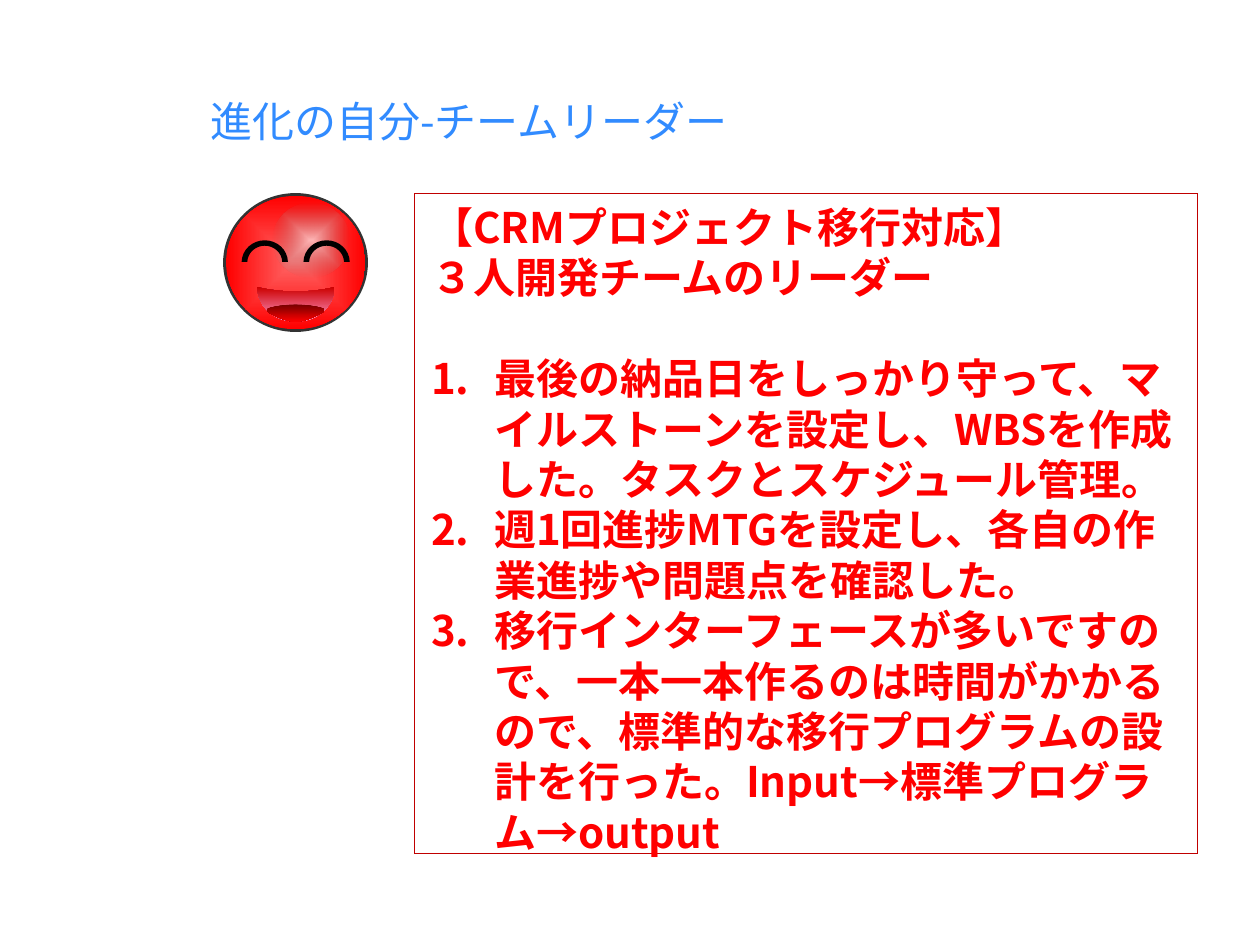
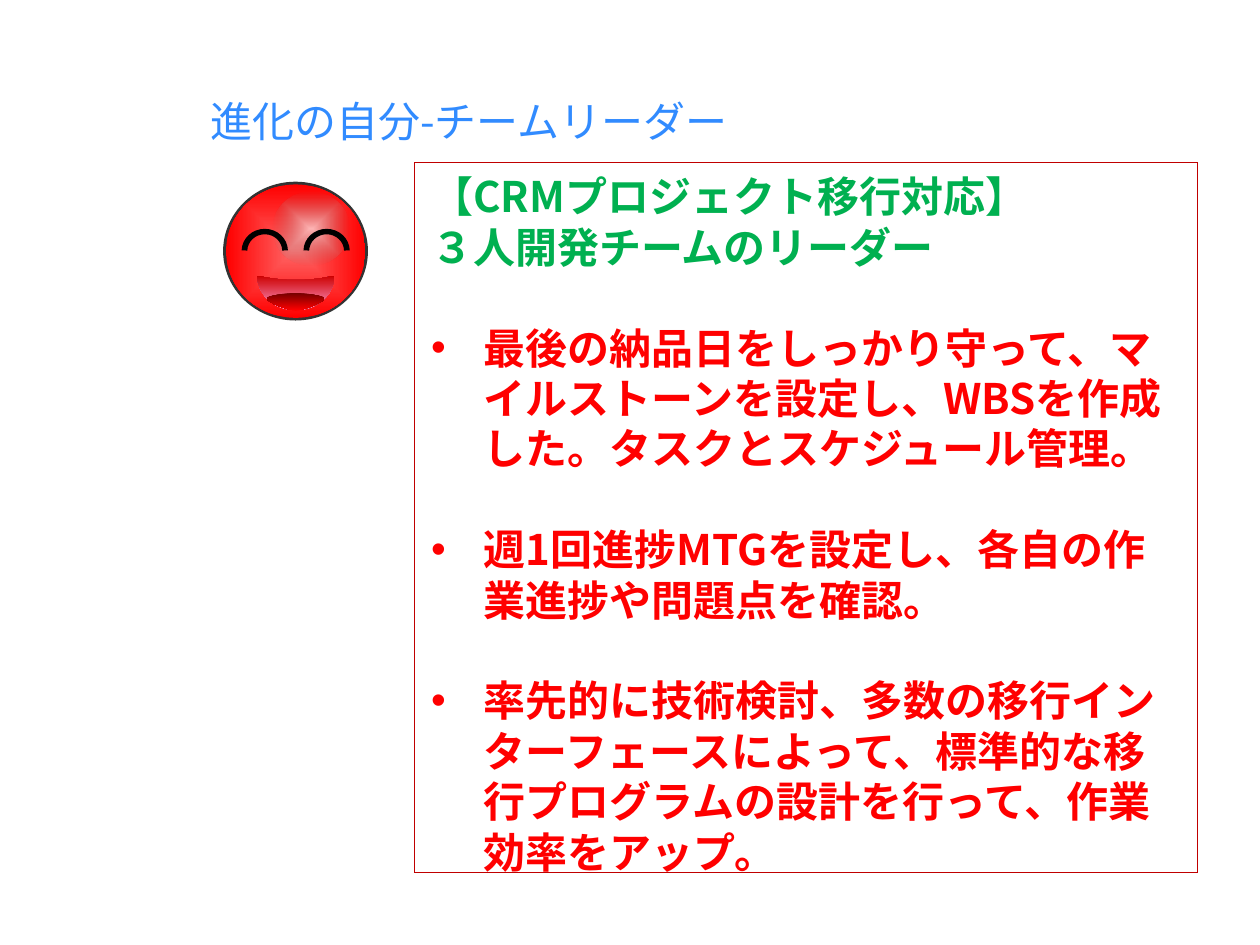
Before and after one commit to milo-bb/test, a slide deck: slide 8 of 昇格プレゼン(徐洋)_new.pptx (slide 9 before the commit). Drawn at 1260x945 pixels with LibreOffice and Linux fonts; fonts in the diff are those of the drawing; background and template pictures are left out. Boxes give left, top, right and bottom in pixels: in the first picture for what was removed or moved away, otherwise in the second. Text is boxed around its words. In the diff, an @@ line names an element or a change of style, - is before the commit and + after.

```diff
--- a/昇格プレゼン(徐洋)_new.pptx
+++ b/昇格プレゼン(徐洋)_new.pptx
@@ rectangle "【CRMプロジェクト移行対応】": place and size @@
-rectangle "【CRMプロジェクト移行対応】" at <box>415,193,1198,853</box>
+rectangle "【CRMプロジェクト移行対応】" at <box>415,163,1198,874</box>
@@ text in rectangle at <box>431,176,1162,468</box>: text colour #FF0000 to #00B050 in "【CRMプロジェクト移行対応】", "３人開発チームのリーダー"; bullet 1. to • @@
@@ 3 ellipses, 3 freeform shapes, 1 moon: place and size @@
-3 ellipses, 3 freeform shapes, 1 moon at <box>223,193,368,333</box>
+3 ellipses, 3 freeform shapes, 1 moon at <box>223,181,368,321</box>
@@ text in rectangle at <box>484,529,1156,873</box>: text changed @@
-2. 週1回進捗MTGを設定し、各自の作業進捗や問題点を確認した。
-3. 移行インターフェースが多いですので、一本一本作るのは時間がかかるので、標準的な移行プログラムの設計を行った。Input→標準プログラム→output
+• 週1回進捗MTGを設定し、各自の作業進捗や問題点を確認。
+• 率先的に技術検討、多数の移行インターフェースによって、標準的な移行プログラムの設計を行って、作業効率をアップ。
```
Also in this commit, not shown: 9 other slides changed, 2 slides removed.
